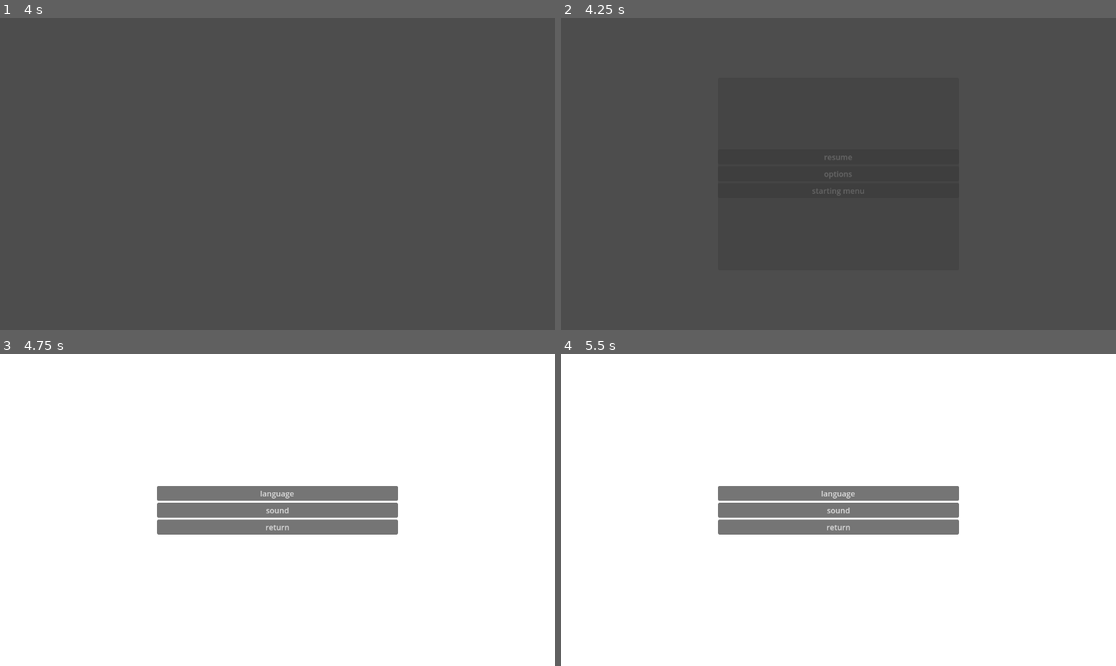
Above: before the commit, frames 1-4 (two rows, left to right).
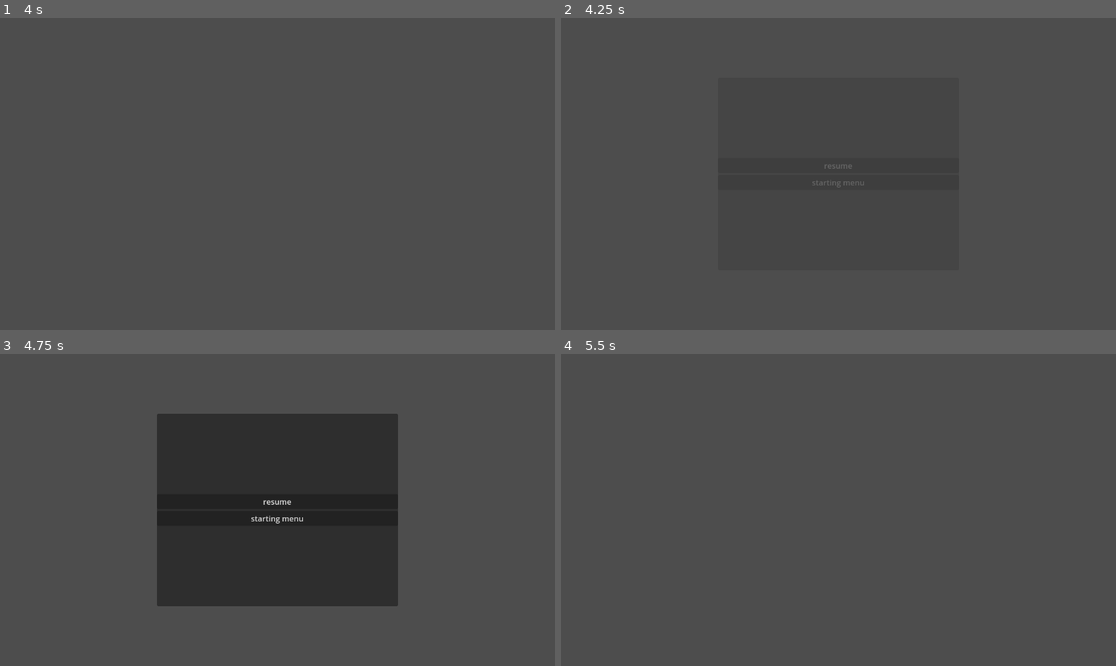
Above: after the commit, the same moments.

Repository: morbidskyy/ThatNightAtWolfstreet
Game: Godot game, scene res://scenes/pause.tscn
The game is run twice, just before and just after one commit, with the same random seed, the same clock (stepped at 60 frames per second) and the same inputs. This scene is started directly instead of the project's main scene.
Inputs (mouse positions are in pixels of both pictures, inside the frame that each line leads up to):
- Up to frame 1 (4 s): tap Enter at 0.5, 2, 3.5 s; hold Right (ui_right) 0.53-1.28 s; tap Space at 1.25, 2.75 s; hold Down (ui_down) 1.28-2.03 s; hold Right (ui_right) 2.03-2.78 s; hold Up (ui_up) 2.78-3.53 s; hold Left (ui_left) from 3.53 s (still down)
- Up to frame 2 (4.25 s): keep holding Left (ui_left); tap Escape (ui_cancel) at 4.15 s
- Up to frame 3 (4.75 s): release Left (ui_left) at 4.25 s; click (277, 510) at 4.25 s, where only the run before the commit has a clickable "options"
- Up to frame 4 (5.5 s): click (838, 500) at 5 s, where only the run after the commit has a clickable "resume"

Frame 1 is identical in both runs. In frame 2, 0.1% of the frame differs, in the area x 45-55%, y 44-57%; in frame 3, 100%; in frame 4, 100%, in the area x 0-100%, y 0-100%.

Commit message:
removed shortcut to options from pause menu and added the tileset

Diff:
--- a/scenes/pause.tscn
+++ b/scenes/pause.tscn
@@ -112,10 +112,6 @@
 layout_mode = 2
 text = "resume"
 
-[node name="pause_options" type="Button" parent="pause_container/pause_bottons"]
-layout_mode = 2
-text = "options"
-
 [node name="start_menu" type="Button" parent="pause_container/pause_bottons"]
 layout_mode = 2
 text = "starting menu"
@@ -127,5 +123,4 @@
 
 [connection signal="ready" from="." to="." method="_on_ready"]
 [connection signal="pressed" from="pause_container/pause_bottons/resume" to="." method="_on_resume_pressed"]
-[connection signal="pressed" from="pause_container/pause_bottons/pause_options" to="." method="_on_pause_options_pressed"]
 [connection signal="pressed" from="pause_container/pause_bottons/start_menu" to="." method="_on_start_menu_pressed"]
--- a/scripts/pause.gd
+++ b/scripts/pause.gd
@@ -25,8 +25,5 @@
 func _on_resume_pressed() -> void:
 	resume()
 
-func _on_pause_options_pressed() -> void:
-	get_tree().change_scene_to_file("res://scenes/options.tscn")
-
 func _on_start_menu_pressed() -> void:
 	get_tree().change_scene_to_file("res://scenes/menu.tscn")
Binary file added: assets/tilesets/room_walls_floors_and_decorations.png
Not shown, added: assets/tilesets/room_walls_floors_and_decorations.png.import
